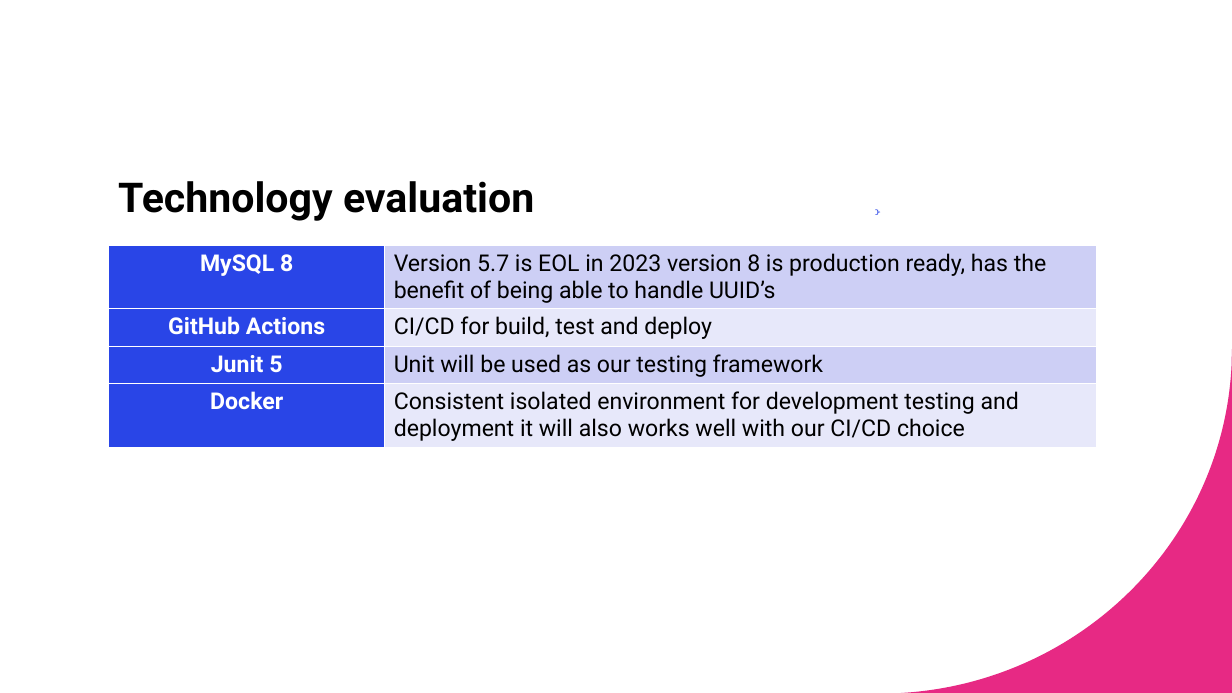
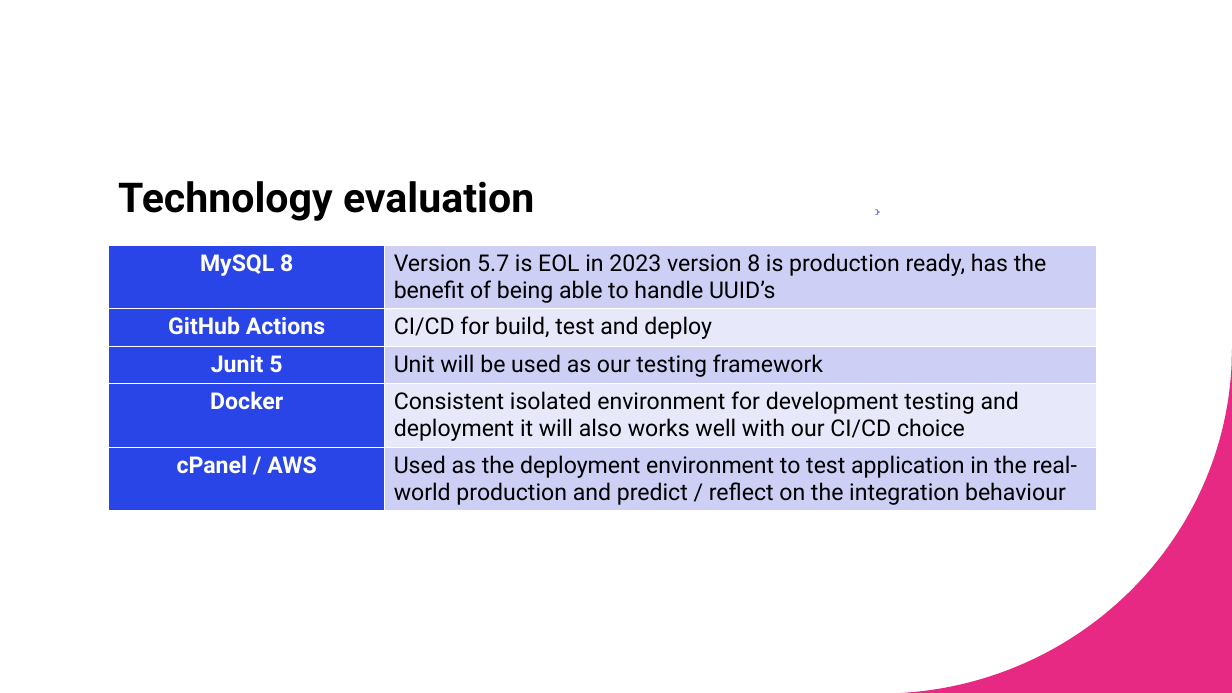
Before and after one commit to navjit80/PortAppA, a slide deck: slide 4 of documentation/Sprint2_PAA.pptx. Drawn at 1232x693 pixels with LibreOffice and Linux fonts; fonts in the diff are those of the drawing. Boxes give left, top, right and bottom in pixels: in the first picture for what was removed or moved away, otherwise in the second. Text is boxed around its words. In the diff, an @@ line names an element or a change of style, - is before the commit and + after.

```diff
--- a/documentation/Sprint2_PAA.pptx
+++ b/documentation/Sprint2_PAA.pptx
@@ table at box(109, 245, 1097, 542) @@
+row 5: cPanel / AWS | Used as the deployment environment to test application in the real-world production and predict / reflect on the integration behaviour
```
Also in this commit, not shown: 3 other slides changed, 2 slides added, 1 other file.
